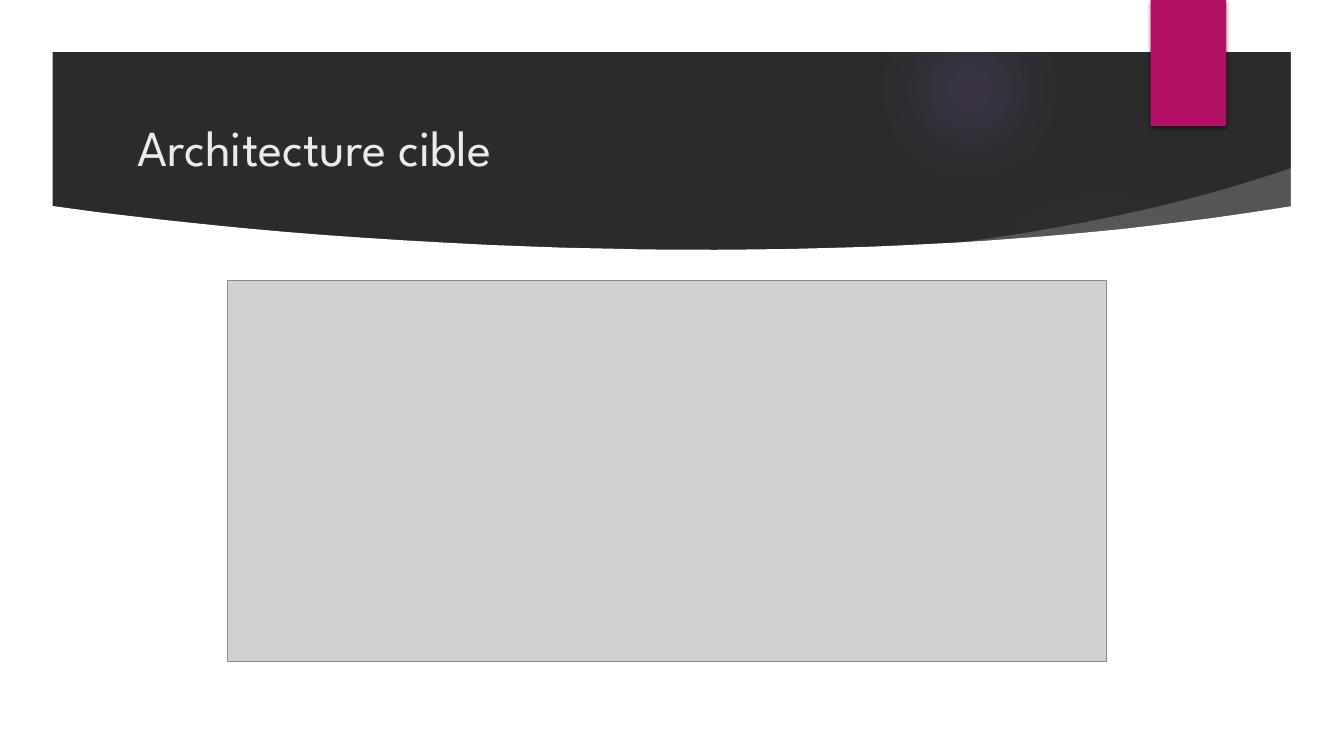
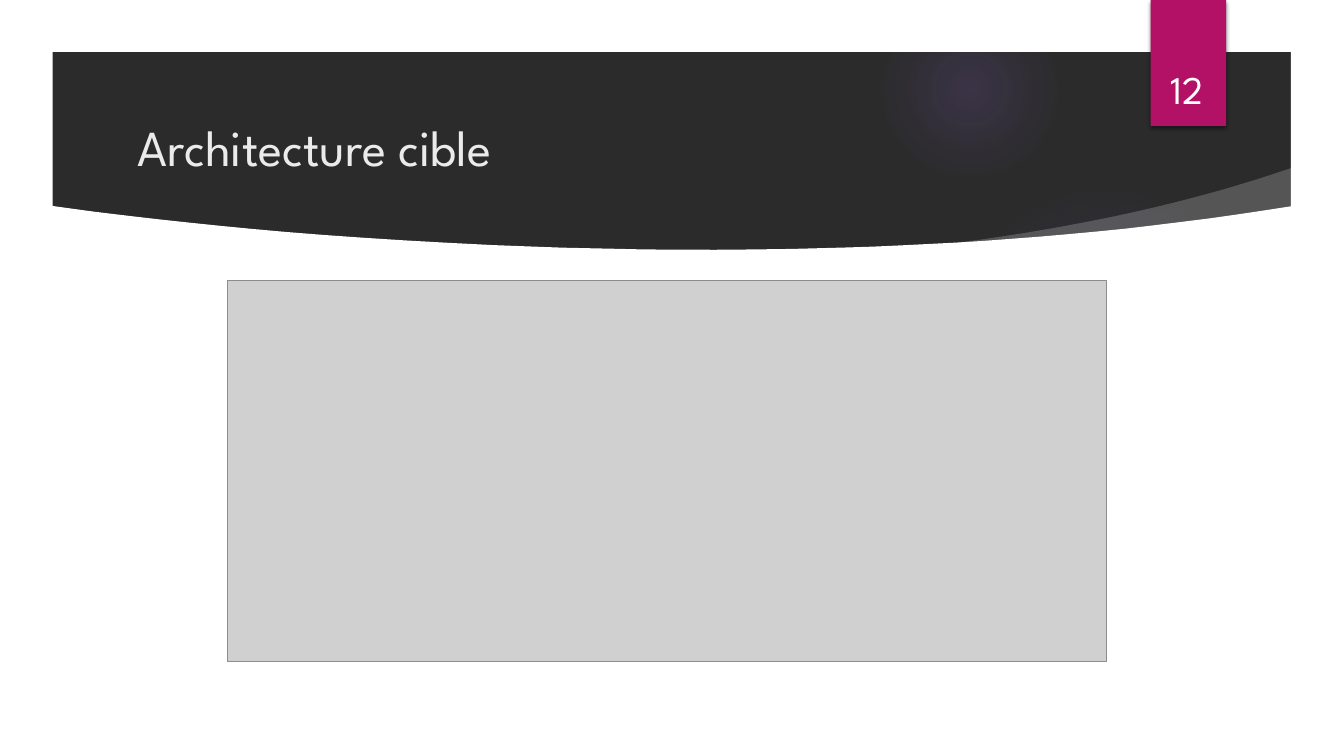
Before and after one commit to ThibaultDieudonne/Book-Recommendation-App, a slide deck: slide 12 of P9_01_Présentation.pptx. Drawn at 1344x756 pixels with LibreOffice and Linux fonts; fonts in the diff are those of the drawing; grey boxes stand for pictures; background and template pictures are left out; a plain dark background stands for a picture behind light text. Boxes give left, top, right and bottom in pixels: in the first picture for what was removed or moved away, otherwise in the second. Text is boxed around its words. In the diff, an @@ line names an element or a change of style, - is before the commit and + after.

```diff
--- a/P9_01_Présentation.pptx
+++ b/P9_01_Présentation.pptx
@@ page number added at box(1171, 77, 1204, 104), 28 pt, text #FFFFFF @@
+12
```
Also in this commit, not shown: 13 other slides changed, 6 other files.
